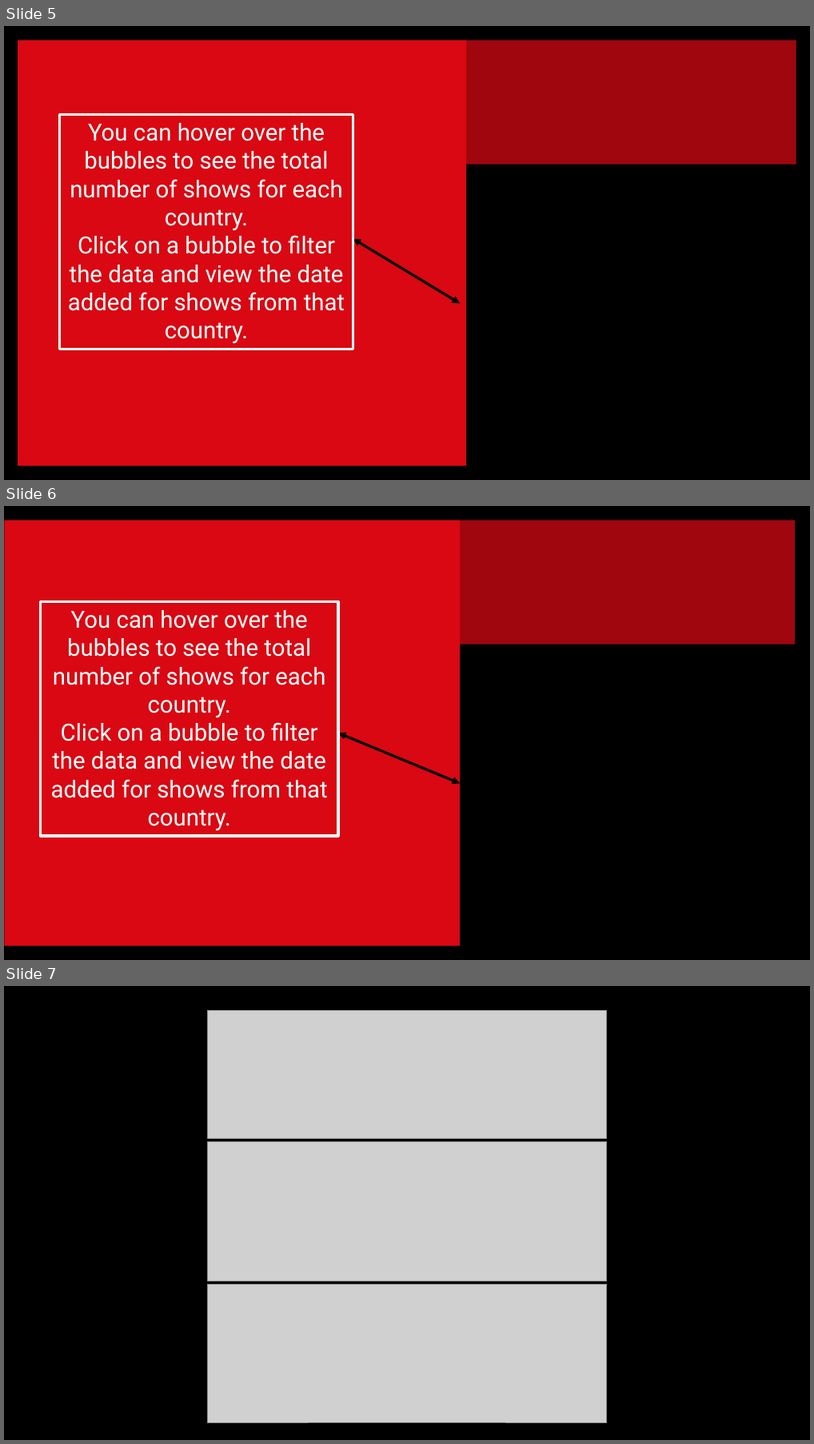
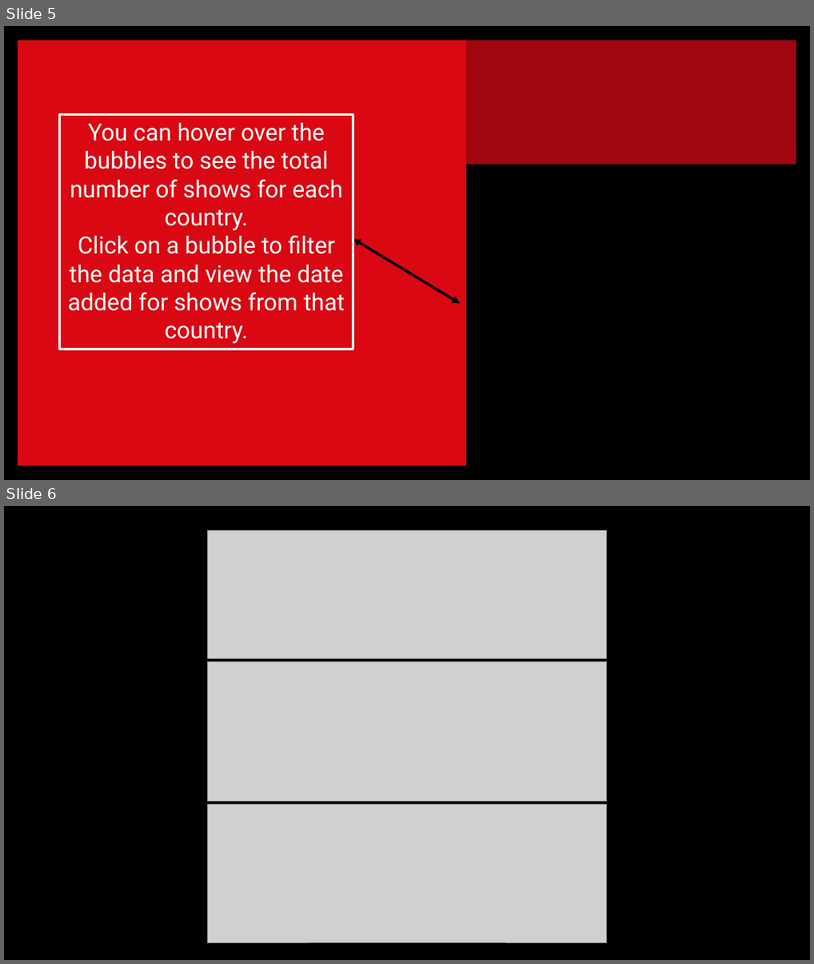
Before and after one commit to adampratama21/data-analytics-projects, a slide deck: netflix-shows/docs/Netflix_Dashboard_Guide.pptx. Shown one above the other, each under a label of ours: slides 5, 6 and 7 before the commit, slides 5 and 6 after it. The pictures are 814x1444 and 814x964 pixels, drawn with LibreOffice and Linux fonts; fonts in the diff are those of the drawing; grey boxes stand for pictures; background and template pictures are left out. Boxes give left, top, right and bottom in pixels: in the first picture for what was removed or moved away, otherwise in the second. Text is boxed around its words. In the diff, an @@ line names an element or a change of style, - is before the commit and + after.

```diff
--- a/netflix-shows/docs/Netflix_Dashboard_Guide.pptx
+++ b/netflix-shows/docs/Netflix_Dashboard_Guide.pptx
@@ slide 6 removed at bbox=[4, 506, 810, 960], background picture (left out) @@
@@ rectangle removed at bbox=[4, 520, 460, 946] @@
@@ rectangle removed at bbox=[460, 520, 795, 644] @@
@@ rectangle removed at bbox=[40, 601, 338, 836] @@
-You can hover over the bubbles to see the total number of shows for each country.
-Click on a bubble to filter the data and view the date added for shows from that country.
@@ double arrow removed from (338, 733) to (460, 783) @@
@@ what was slide 7 is now slide 6 @@
```
Also in this commit, not shown: 1 slide changed, 1 slide added, 1 other slide removed, 2 other files.
